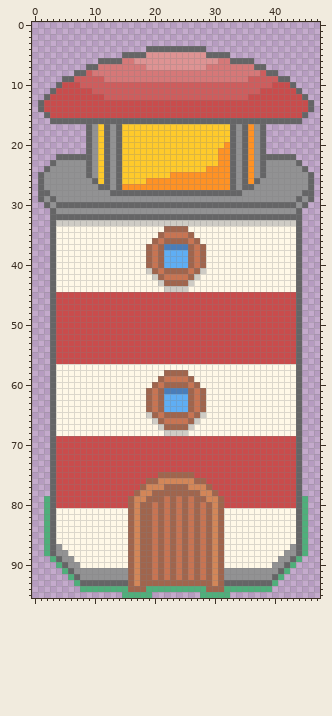
One commit to this sprite sheet: imgs/lighthouse.png. The picture above was drawn from the file before the commit.
The file is 48x96 pixels. Colours within 5 levels of each other are drawn and written as one.
After:
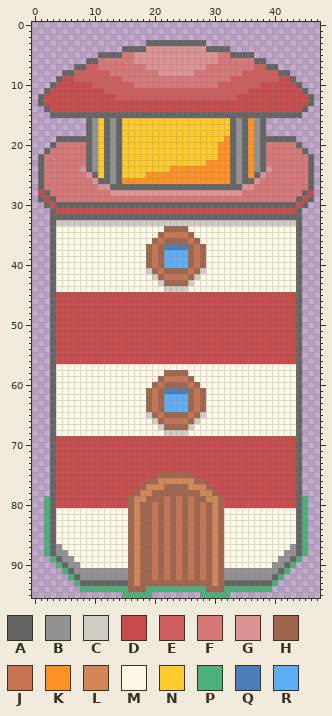
Palette (. is transparent): A #656566  B #929293  C #cfccc5  D #c94c4c  E #ce5d5d  F #d67878  G #de9393  H #a0654d  J #c87452  K #ff9224  L #d38658  M #fff8e7  N #ffca2b  P #4faf7b  Q #4a7db9  R #5faef4
What changed:
The author put colour A in row 3 at x 19 to 28; in row 4 at x 15 to 18 and 29 to 32; in row 5 at x 11 to 14 and 33 to 36; in row 6 at x 9 to 10 and 37 to 38; in row 7 at x 7 to 8 and 39 to 40; in row 8 at x 5 to 6 and 41 to 42.
The author put colour A in row 9 at x 4 and 43; in row 10 at x 3 and 44; in row 11 at x 2 and 45; in row 12 at x 1 and 46; in row 19 at x 4 to 8 and 39 to 43; in row 20 at x 3 and 44.
The author put colour A in row 21 at x 2 and 45; in rows 22 to 24 at x 1 and 46.
Colour B becomes colour A in row 25 at x 10 and 37; in row 27 at x 13 and 34.
Colour D becomes colour A in row 14 at x 2 and 45; in row 15 at x 3 to 44.
Colour K becomes colour A in row 26 at x 36; in row 27 at x 15 to 32.
Colour N becomes colour A in row 26 at x 11.
Colour A becomes colour B in row 16 at x 10, 13, 34 and 37.
Colour A becomes colour D in row 9 at x 5 to 6 and 41 to 42; in row 10 at x 4 and 43; in row 11 at x 3 and 44; in row 12 at x 2 and 45; in row 28 at x 1 and 46.
Colour B becomes colour D in row 29 at x 2 and 45; in row 30 at x 3 and 44; in row 31 at x 4 to 43.
Colour E becomes colour D in row 10 at x 8 to 9 and 38 to 39; in row 11 at x 10 to 11 and 36 to 37; in row 12 at x 12 to 13 and 34 to 35.
Colour A becomes colour E in row 7 at x 9 to 10 and 37 to 38; in row 8 at x 7 to 8 and 39 to 40.
Colour F becomes colour E in row 8 at x 10 to 12 and 35 to 37; in row 9 at x 12 to 14 and 33 to 35.
The author put colour F in row 20 at x 4 to 8 and 39 to 43; in row 21 at x 3 to 8 and 39 to 44; in row 22 at x 2 to 3 and 44 to 45; in row 23 at x 2 and 45.
Colour A becomes colour F in row 5 at x 15 to 16 and 31 to 32; in row 6 at x 11 to 14 and 33 to 36; in row 22 at x 4 to 8 and 39 to 43; in row 23 at x 3 and 44; in row 24 at x 2 and 45.
Colour B becomes colour F in row 23 at x 4 to 8 and 39 to 43; in row 24 at x 3 to 7 and 40 to 44; in row 25 at x 2 to 8 and 39 to 45; in row 26 at x 2 to 9 and 38 to 45; in row 27 at x 2 to 10 and 37 to 45; in row 28 at x 3 to 12 and 35 to 44.
Colour B becomes colour F in row 29 at x 4 to 43.
Colour E becomes colour F in row 10 at x 17 to 30.
Colour A becomes colour G in row 4 at x 19 to 28; in row 5 at x 17 to 18 and 29 to 30; in row 25 at x 9 and 38; in row 26 at x 10 and 37; in row 27 at x 11 to 12 and 35 to 36; in row 28 at x 13 to 34.
Colour B becomes colour G in row 24 at x 8 and 39.
Colour F becomes colour G in row 8 at x 21 to 26.
Colour A becomes colour K in row 16 at x 36.
Colour N becomes colour K in row 19 at x 32; in row 20 at x 31; in row 23 at x 29 to 30; in row 24 at x 23 to 28; in row 25 at x 19 to 22; in row 26 at x 15 to 18.
Colour A becomes colour N in row 16 at x 11 and 15 to 32.
Colour A is removed in row 14 at x 1 and 46; in row 15 at x 2 and 45; in row 16 at x 3 to 8 and 39 to 44.
Pixel boxes of the changes (left, top, right, bottom) in both pictures:
changed: (38, 40, 314, 214)
